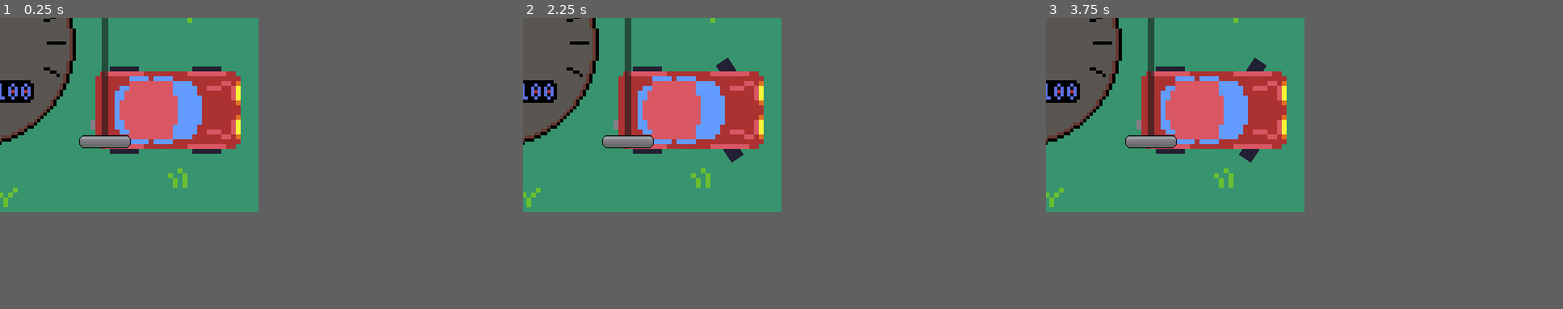
Above: before the commit, frames 1-3 (left to right).
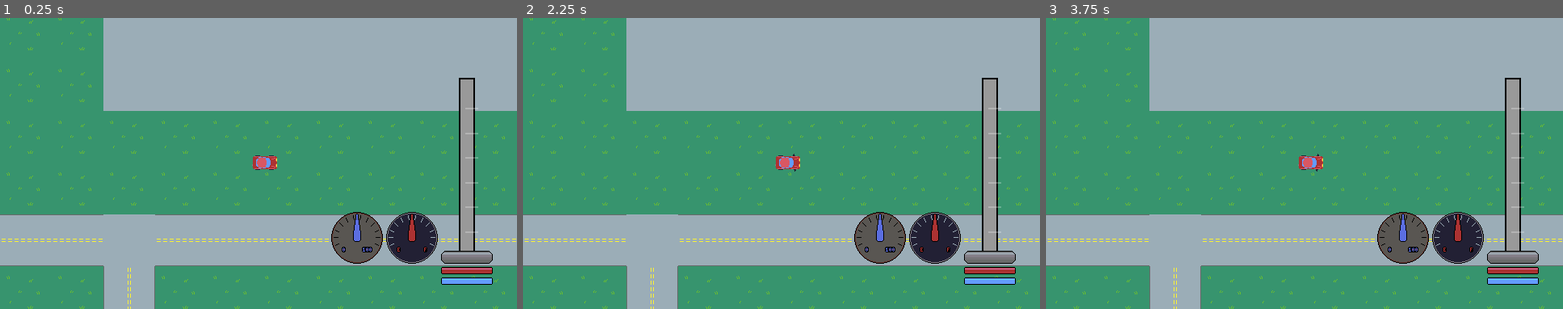
Above: after the commit, the same moments.

Repository: beatoven9/CarPG
Game: Godot game, scene res://Scenes/MainScene.tscn
The game is run twice, just before and just after one commit, with the same random seed, the same clock (stepped at 60 frames per second) and the same inputs.
Inputs:
- Up to frame 1 (0.25 s): no input
- Up to frame 2 (2.25 s): tap Enter at 0.5, 2 s; hold D (right) 0.53-1.28 s; tap Space at 1.25 s; hold S (down) 1.28-2.03 s; hold D (right) from 2.03 s (still down)
- Up to frame 3 (3.75 s): tap Space at 2.75 s; release D (right) at 2.78 s; hold W (up) 2.78-3.53 s; tap Enter at 3.5 s; hold A (left) from 3.53 s (still down)
In our replay, the window is 320x240 before the commit and 640x360 after it. These sizes can differ from the game's own. Grey fills any space a smaller window leaves; there, only what the larger window draws over its background counts as a difference.

The runs differ from the first frame. In frame 1, 55% of the frame differs, in the area x 0-100%, y 0-100%; in frame 2, 55%; in frame 3, 55%.
Error in both runs: Cannot call method 'get_node' on a null value. (res://Scripts/FuelGauge.gd:9)

Commit message:
Fixed UI scaling and project resolution

Diff:
--- a/Scenes/MainScene.tscn
+++ b/Scenes/MainScene.tscn
@@ -10,9 +10,9 @@
 [ext_resource type="Texture2D" uid="uid://bsj3upwllbcxl" path="res://Sprites/SpeedGauge.png" id="8_y1wu1"]
 [ext_resource type="Script" path="res://Scripts/SpeedGauge.gd" id="9_cbq4y"]
 [ext_resource type="Texture2D" uid="uid://bcxjbyh4dbycw" path="res://Sprites/Gauge_Needle_2.png" id="9_t55cm"]
-[ext_resource type="Texture2D" uid="uid://dowyu0rup3tw5" path="res://Sprites/RoadPiece_h.png" id="10_0nbl2"]
 [ext_resource type="PackedScene" uid="uid://d0tujsi0yq4e0" path="res://Scenes/Player.tscn" id="10_sgbf5"]
 [ext_resource type="Texture2D" uid="uid://mmthnmxmekn" path="res://Sprites/ProgressBarFrame.png" id="12_joidk"]
+[ext_resource type="Script" path="res://Scripts/UI_Spacer_1.gd" id="12_kp4v0"]
 [ext_resource type="Texture2D" uid="uid://dvholimj2xge8" path="res://Sprites/HealthBarFill.png" id="13_b8130"]
 [ext_resource type="Texture2D" uid="uid://bbjfwwa8ftgqx" path="res://Sprites/BoostBarFill.png" id="14_poix7"]
 
@@ -28,12 +28,21 @@
 tile_size = Vector2i(64, 64)
 sources/1 = SubResource("TileSetAtlasSource_af6fc")
 
+[sub_resource type="StyleBoxFlat" id="StyleBoxFlat_pjiir"]
+border_width_left = 2
+border_width_top = 2
+border_width_right = 2
+border_width_bottom = 2
+border_color = Color(0, 0, 0, 1)
+expand_margin_left = 8.0
+expand_margin_right = 8.0
+
 [sub_resource type="Theme" id="Theme_ieqmb"]
 VSlider/constants/grabber_offset = 0
 VSlider/icons/grabber = ExtResource("3_o8cqi")
 VSlider/icons/grabber_disabled = ExtResource("3_o8cqi")
 VSlider/icons/grabber_highlight = ExtResource("3_o8cqi")
-VSlider/icons/tick = ExtResource("10_0nbl2")
+VSlider/styles/slider = SubResource("StyleBoxFlat_pjiir")
 
 [node name="Node2D" type="Node2D"]
 texture_filter = 3
@@ -48,7 +57,6 @@
 [node name="Camera2D" type="Camera2D" parent="."]
 position = Vector2(0, 1)
 scale = Vector2(6.062, 6.062)
-zoom = Vector2(6, 6)
 drag_horizontal_enabled = true
 drag_vertical_enabled = true
 drag_left_margin = 0.1
@@ -79,64 +87,81 @@
 
 [node name="HBox" type="HBoxContainer" parent="CanvasLayer/MarginContainer/VBoxContainer"]
 layout_mode = 2
+size_flags_horizontal = 8
 size_flags_vertical = 3
 
 [node name="Control" type="Control" parent="CanvasLayer/MarginContainer/VBoxContainer/HBox"]
-custom_minimum_size = Vector2(192, 192)
 layout_mode = 2
+script = ExtResource("12_kp4v0")
 
-[node name="FuelGauge" type="Sprite2D" parent="CanvasLayer/MarginContainer/VBoxContainer/HBox/Control"]
+[node name="SpeedGauge" type="TextureRect" parent="CanvasLayer/MarginContainer/VBoxContainer/HBox"]
 texture_filter = 3
-scale = Vector2(3, 3)
+layout_mode = 2
+size_flags_horizontal = 8
+size_flags_vertical = 8
+texture = ExtResource("8_y1wu1")
+stretch_mode = 5
+script = ExtResource("9_cbq4y")
+
+[node name="Needle" type="TextureRect" parent="CanvasLayer/MarginContainer/VBoxContainer/HBox/SpeedGauge"]
+texture_filter = 3
+layout_mode = 1
+anchors_preset = 8
+anchor_left = 0.5
+anchor_top = 0.5
+anchor_right = 0.5
+anchor_bottom = 0.5
+offset_left = -5.0
+offset_top = -30.0
+offset_right = 5.0
+offset_bottom = 5.0
+grow_horizontal = 2
+grow_vertical = 2
+pivot_offset = Vector2(5, 30)
+texture = ExtResource("9_t55cm")
+
+[node name="FuelGauge" type="TextureRect" parent="CanvasLayer/MarginContainer/VBoxContainer/HBox"]
+texture_filter = 3
+layout_mode = 2
+size_flags_horizontal = 8
+size_flags_vertical = 8
 texture = ExtResource("5_rchl4")
-offset = Vector2(32, 32)
+stretch_mode = 5
 script = ExtResource("6_8u58h")
 
-[node name="Needle" type="Sprite2D" parent="CanvasLayer/MarginContainer/VBoxContainer/HBox/Control/FuelGauge"]
+[node name="Needle" type="TextureRect" parent="CanvasLayer/MarginContainer/VBoxContainer/HBox/FuelGauge"]
 texture_filter = 3
-position = Vector2(32, 32)
-rotation = 3.9968
+layout_mode = 1
+anchors_preset = 8
+anchor_left = 0.5
+anchor_top = 0.5
+anchor_right = 0.5
+anchor_bottom = 0.5
+offset_left = -5.0
+offset_top = -30.0
+offset_right = 5.0
+offset_bottom = 5.0
+grow_horizontal = 2
+grow_vertical = 2
+pivot_offset = Vector2(5, 30)
 texture = ExtResource("6_u02t4")
-offset = Vector2(0, -12)
+stretch_mode = 4
 
-[node name="Control2" type="Control" parent="CanvasLayer/MarginContainer/VBoxContainer/HBox"]
-custom_minimum_size = Vector2(256, 256)
-layout_mode = 2
-
-[node name="SpeedGauge" type="Sprite2D" parent="CanvasLayer/MarginContainer/VBoxContainer/HBox/Control2"]
-texture_filter = 3
-scale = Vector2(4, 4)
-texture = ExtResource("8_y1wu1")
-offset = Vector2(32, 32)
-script = ExtResource("9_cbq4y")
-
-[node name="Needle" type="Sprite2D" parent="CanvasLayer/MarginContainer/VBoxContainer/HBox/Control2/SpeedGauge"]
-texture_filter = 3
-position = Vector2(32, 32)
-rotation = -2.28639
-texture = ExtResource("9_t55cm")
-offset = Vector2(0, -12)
-
-[node name="Control3" type="Control" parent="CanvasLayer/MarginContainer/VBoxContainer/HBox"]
-custom_minimum_size = Vector2(32, 0)
-layout_mode = 2
-
-[node name="Shifter" type="VSlider" parent="CanvasLayer/MarginContainer/VBoxContainer/HBox/Control3"]
+[node name="Shifter" type="VSlider" parent="CanvasLayer/MarginContainer/VBoxContainer/HBox"]
 texture_filter = 3
 layout_mode = 2
-offset_right = 64.0
-offset_bottom = 256.0
-grow_horizontal = 2
-grow_vertical = 2
-size_flags_horizontal = 2
+size_flags_horizontal = 8
 size_flags_vertical = 3
+size_flags_stretch_ratio = 0.0
 theme = SubResource("Theme_ieqmb")
+scrollable = false
+tick_count = 8
 script = ExtResource("2_h7yqo")
 
 [node name="PlayerHealth" type="TextureProgressBar" parent="CanvasLayer/MarginContainer/VBoxContainer"]
 texture_filter = 3
-custom_minimum_size = Vector2(0, 32)
 layout_mode = 2
+size_flags_horizontal = 8
 value = 100.0
 stretch_margin_left = 2
 stretch_margin_top = 4
@@ -149,6 +174,7 @@
 [node name="PlayerBoost" type="TextureProgressBar" parent="CanvasLayer/MarginContainer/VBoxContainer"]
 texture_filter = 3
 layout_mode = 2
+size_flags_horizontal = 8
 value = 100.0
 texture_over = ExtResource("12_joidk")
 texture_progress = ExtResource("14_poix7")
@@ -156,4 +182,4 @@
 
 [node name="Player" parent="." instance=ExtResource("10_sgbf5")]
 
-[connection signal="value_changed" from="CanvasLayer/MarginContainer/VBoxContainer/HBox/Control3/Shifter" to="Player" method="_on_shifter_value_changed"]
+[connection signal="value_changed" from="CanvasLayer/MarginContainer/VBoxContainer/HBox/Shifter" to="Player" method="_on_shifter_value_changed"]
--- a/Scripts/FuelGauge.gd
+++ b/Scripts/FuelGauge.gd
@@ -1,4 +1,4 @@
-extends Sprite2D
+extends TextureRect
 
 var max_angle_radians = 8.5
 var min_angle_radians = 4
@@ -18,6 +18,7 @@
 
 
 func _ready():
+	print("Needle is: ", needle)
 	pass
 
 
--- a/Scripts/SpeedGauge.gd
+++ b/Scripts/SpeedGauge.gd
@@ -1,4 +1,4 @@
-extends Node2D
+extends TextureRect
 
 var max_angle_radians = 8.5
 var min_angle_radians = 4
--- /dev/null
+++ b/Scripts/UI_Spacer_1.gd
@@ -0,0 +1,13 @@
+extends Control
+
+
+# Called when the node enters the scene tree for the first time.
+func _ready():
+	pass # Replace with function body.
+
+
+# func _process(_delta):
+# 	var screen_size = DisplayServer.window_get_size()
+# 	var screen_half_width = screen_size.y / 2
+# 	custom_minimum_size.x = screen_half_width
+# 	print(screen_half_width)
--- a/project.godot
+++ b/project.godot
@@ -17,8 +17,9 @@
 
 [display]
 
-window/size/viewport_width=320
-window/size/viewport_height=240
+window/size/viewport_width=640
+window/size/viewport_height=360
+window/stretch/mode="canvas_items"
 
 [input]
 
Not shown: 1 places in Scenes/MainScene.tscn that only renumber resources
